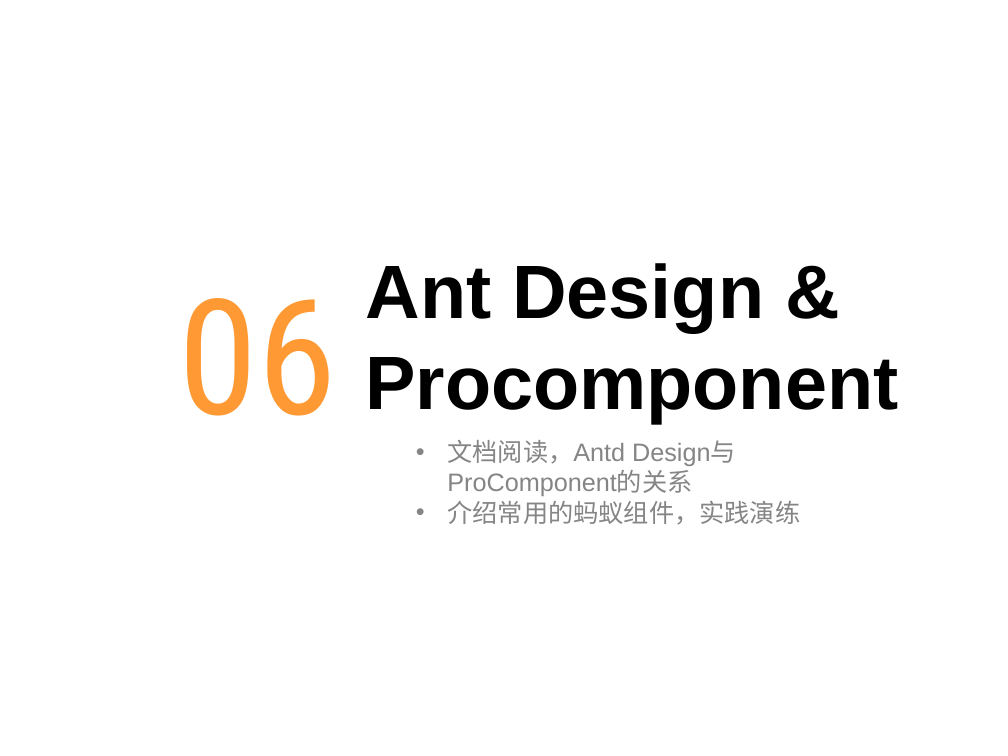
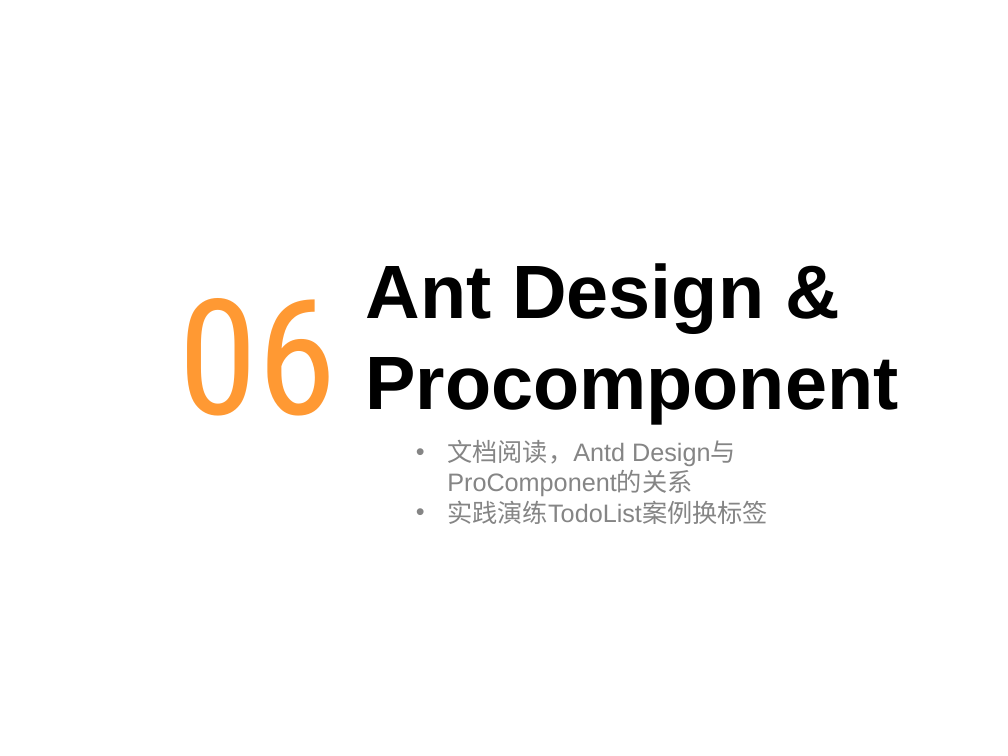
Before and after one commit to chenqiuli/JY_Peixun_1, a slide deck: slide 35 of PPT内容.pptx (slide 34 before the commit). Drawn at 1008x756 pixels with LibreOffice and Linux fonts; fonts in the diff are those of the drawing; background and template pictures are left out. Boxes give left, top, right and bottom in pixels: in the first picture for what was removed or moved away, otherwise in the second. Text is boxed around its words. In the diff, an @@ line names an element or a change of style, - is before the commit and + after.

```diff
--- a/PPT内容.pptx
+++ b/PPT内容.pptx
@@ text at (447, 501, 768, 524): text changed @@
-  • 介绍常用的蚂蚁组件，实践演练
+  • 实践演练TodoList案例换标签
```
Also in this commit, not shown: 7 other slides changed, 2 slides added, 1 slide removed, 5 other files.
